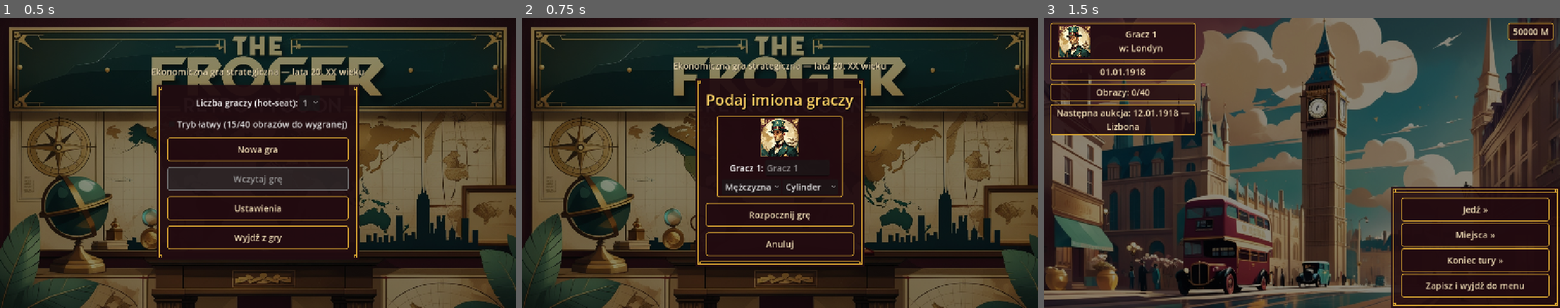
Above: before the commit, frames 1-3 (left to right).
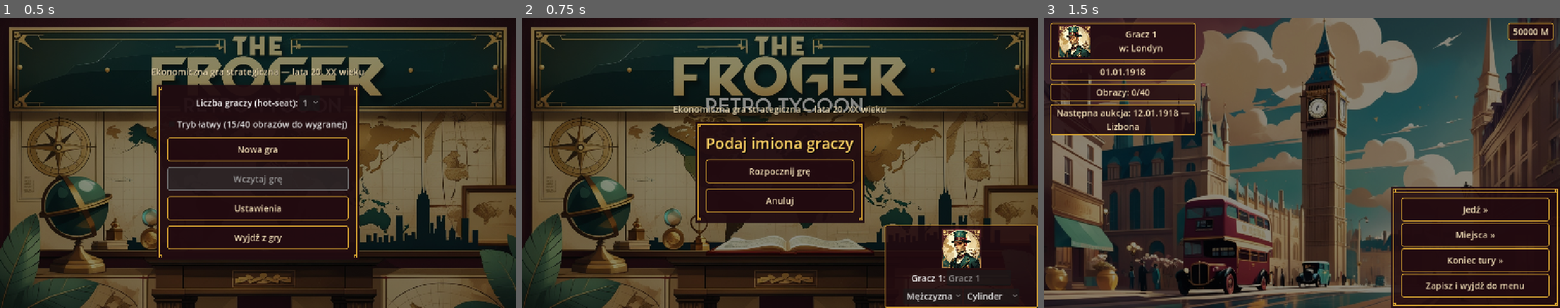
Above: after the commit, the same moments.

Repository: cinekm20/the-forger-retro-tycoon
Game: Godot game, scene res://scenes/main_menu/MainMenu.tscn
Same seed, same stepped clock (60 frames per second), same inputs: the game is played once before the commit and once after it.
Inputs:
- Up to frame 1 (0.5 s): no input
- Up to frame 2 (0.75 s): click "Nowa gra" at 0.5 s
- Up to frame 3 (1.5 s): click "Rozpocznij grę" at 1.25 s

Frame 1 is identical in both runs. In frame 2, 16% of the frame differs, in the area x 29-100%, y 15-100%; in frame 3, nothing differs.

Commit message:
MainMenu: pokaż graczy w narożnych ramkach, jak w Domu aukcyjnym
Zgłoszenie użytkownika: na ekranie wpisywania imion gracze mają być
pokazani tak jak w AuctionHouse.gd — każdy w OSOBNEJ ramce w rogu ekranu
(gracz 1 -> prawy dół, 2 -> lewy dół, 3 -> prawy góra, 4 -> lewy góra),
zamiast rzędu boksów na środku.

Nowe _build_player_corner_frames/_make_corner_column w MainMenu.gd
odtwarzają dokładnie ten sam mechanizm co AuctionHouse.gd
_build_player_frames/_make_side_column (dwie pełnowysokościowe boczne
kolumny, każda podzielona rozpychaczem na górny/dolny slot), z top_offset=0
zamiast 200 — MainMenu nie ma żadnej skrzynki w lewym górnym rogu, z którą
trzeba by nie kolidować. Centralna skrzynka (name_section) zostaje z samym
tytułem i przyciskami Rozpocznij/Anuluj, wyraźnie mniejsza niż wcześniej.

Co-Authored-By: Claude Sonnet 5 <noreply@anthropic.com>
Claude-Session: https://claude.ai/code/session_01WjdcGYSPdySvPA6GKCaWaN

Diff:
--- a/game/scenes/main_menu/MainMenu.gd
+++ b/game/scenes/main_menu/MainMenu.gd
@@ -25,6 +25,13 @@
 var avatar_options: Array[OptionButton] = []
 var avatar_previews: Array[TextureRect] = []
 var root: VBoxContainer
+## Boczne, narożne kolumny z ramką KAŻDEGO gracza (patrz
+## _build_player_corner_frames) — zgłoszone przez użytkownika: ekran
+## wpisywania imion ma pokazywać każdego gracza tak jak w Domu aukcyjnym
+## (AuctionHouse.gd _make_side_column), nie w rzędzie boksów na środku.
+## Dzieci `self`, NIE name_section — więc trzeba je jawnie sprzątać osobno
+## przy każdej przebudowie/anulowaniu ekranu wpisywania imion.
+var player_corner_columns: Array[Control] = []
 
 
 func _ready() -> void:
@@ -105,19 +112,13 @@
 
 	ScreenHelpers.make_title(name_section, "Podaj imiona graczy")
 
-	## HFlowContainer zamiast pionowego stosu boksów per gracz — zgłoszone
-	## przez użytkownika: przy 2+ graczach boksy stackowały się jeden pod
-	## drugim, a w orientacji poziomej (mało miejsca w pionie) ekran nie
-	## mieścił wszystkiego do przycisku "Rozpocznij grę" bez przewijania,
-	## które na tym ekranie (tak jak wcześniej na Hub.gd) zawodzi dotykiem.
-	## Boksy graczy obok siebie w POZIOMIE (do 4, Players.MAX_PLAYERS,
-	## mieszczą się swobodnie na szerokim ekranie) — wysokość rośnie tylko o
-	## wysokość JEDNEGO boksu, niezależnie od liczby graczy.
-	var players_row := HFlowContainer.new()
-	players_row.alignment = FlowContainer.ALIGNMENT_CENTER
-	players_row.add_theme_constant_override("h_separation", 20)
-	players_row.add_theme_constant_override("v_separation", 16)
-	name_section.add_child(players_row)
+	## Zgłoszone przez użytkownika: gracze mają być pokazani tak jak w Domu
+	## aukcyjnym — każdy w OSOBNEJ ramce w rogu ekranu (1 -> prawy dół,
+	## 2 -> lewy dół, 3 -> prawy góra, 4 -> lewy góra), zamiast rzędu boksów
+	## na środku. _build_player_corner_frames zwraca te 4 sloty w TEJ
+	## kolejności (ten sam patent co AuctionHouse.gd _build_player_frames).
+	var count := player_count_option.selected + 1
+	var slots := _build_player_corner_frames()
 
 	## Każdy gracz dostaje: DUŻY podgląd awatara na górze (96×96, było 48×48,
 	## stłoczone w jednym rzędzie z resztą — zgłoszone przez użytkownika, że
@@ -127,13 +128,8 @@
 	## patrz Players.GENDERS/AVATAR_VARIANTS) — nie trzeba generować nowej
 	## grafiki, chyba że kiedyś zabraknie wariantów (wtedy dopisać kolejne
 	## prompty w docs/GRAFIKA_LEONARDO.md §6).
-	var count := player_count_option.selected + 1
 	for i in count:
-		var box := ScreenHelpers.make_boxed_row(players_row)
-		var column := VBoxContainer.new()
-		column.alignment = BoxContainer.ALIGNMENT_CENTER
-		column.add_theme_constant_override("separation", 8)
-		box.add_child(column)
+		var column := ScreenHelpers.make_boxed_column(slots[i])
 
 		var avatar_preview := TextureRect.new()
 		avatar_preview.custom_minimum_size = Vector2(96, 96)
@@ -187,10 +183,70 @@
 	ScreenHelpers.make_button(name_section, "Anuluj", func():
 		name_box.visible = false
 		setup_box.visible = true
+		_clear_player_corner_frames()
 	)
 
 	setup_box.visible = false
 	name_box.visible = true
+
+
+## Boczne kolumny na ramki graczy — dokładnie ten sam mechanizm co
+## AuctionHouse.gd _make_side_column/_build_player_frames (dwie
+## pełnowysokościowe kolumny, każda podzielona rozpychaczem na GÓRNY/DOLNY
+## slot), tylko top_offset=0 (MainMenu, w przeciwieństwie do Domu
+## aukcyjnego, nie ma żadnej skrzynki w lewym górnym rogu, z którą trzeba by
+## nie kolidować). Zwraca sloty w kolejności [prawy_dół, lewy_dół,
+## prawy_góra, lewy_góra] — patrz komentarz w _show_name_entry, czemu
+## akurat ta kolejność.
+func _build_player_corner_frames() -> Array[VBoxContainer]:
+	_clear_player_corner_frames()
+
+	var left_root := _make_corner_column(false)
+	var right_root := _make_corner_column(true)
+	player_corner_columns = [left_root, right_root]
+
+	var left_top := VBoxContainer.new()
+	left_root.add_child(left_top)
+	left_root.add_child(ScreenHelpers.make_expand_spacer())
+	var left_bottom := VBoxContainer.new()
+	left_root.add_child(left_bottom)
+
+	var right_top := VBoxContainer.new()
+	right_root.add_child(right_top)
+	right_root.add_child(ScreenHelpers.make_expand_spacer())
+	var right_bottom := VBoxContainer.new()
+	right_root.add_child(right_bottom)
+
+	var slots: Array[VBoxContainer] = [right_bottom, left_bottom, right_top, left_top]
+	return slots
+
+
+func _make_corner_column(on_right: bool) -> VBoxContainer:
+	var column := VBoxContainer.new()
+	column.anchor_top = 0.0
+	column.anchor_bottom = 1.0
+	if on_right:
+		column.anchor_left = 1.0
+		column.anchor_right = 1.0
+		column.offset_left = -ScreenHelpers.SIDE_PANEL_WIDTH
+		column.offset_right = 0.0
+	else:
+		column.anchor_left = 0.0
+		column.anchor_right = 0.0
+		column.offset_left = 0.0
+		column.offset_right = ScreenHelpers.SIDE_PANEL_WIDTH
+	column.alignment = BoxContainer.ALIGNMENT_BEGIN
+	column.mouse_filter = Control.MOUSE_FILTER_IGNORE
+	add_child(column)
+	return column
+
+
+## Dzieci `self`, NIE name_section — więc _show_name_entry (które czyści
+## tylko name_section.get_children()) i "Anuluj" muszą je sprzątać osobno.
+func _clear_player_corner_frames() -> void:
+	for column in player_corner_columns:
+		column.queue_free()
+	player_corner_columns.clear()
 
 
 func _on_avatar_choice_changed(_selected_index: int, player_index: int) -> void:
